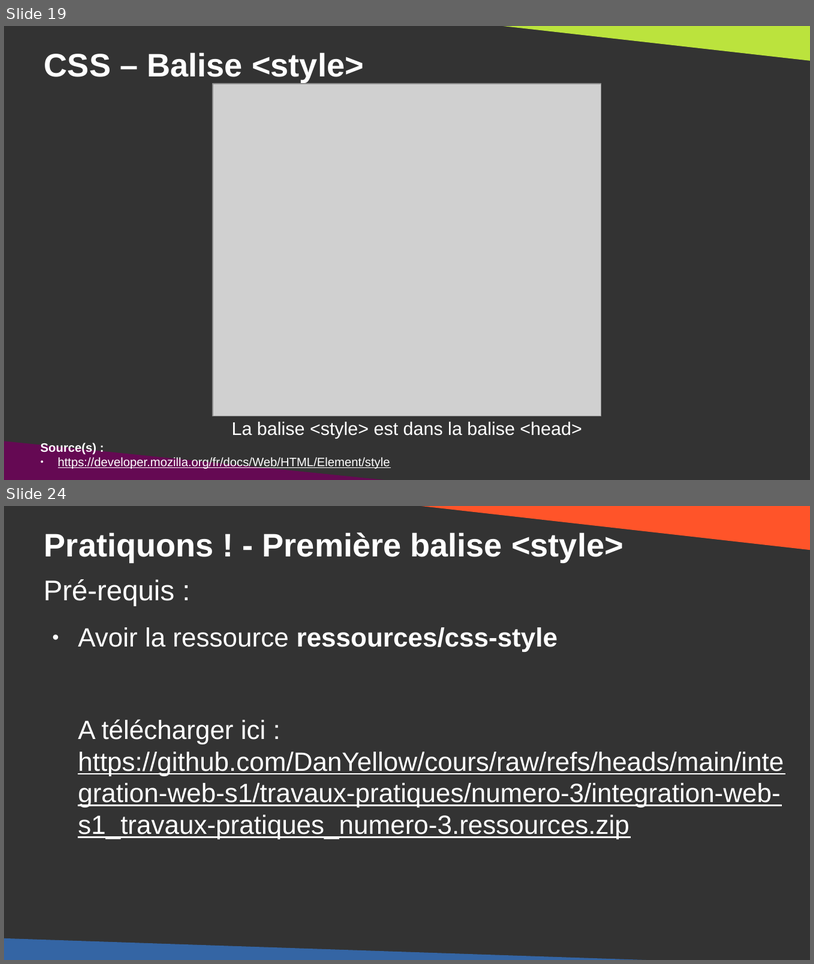
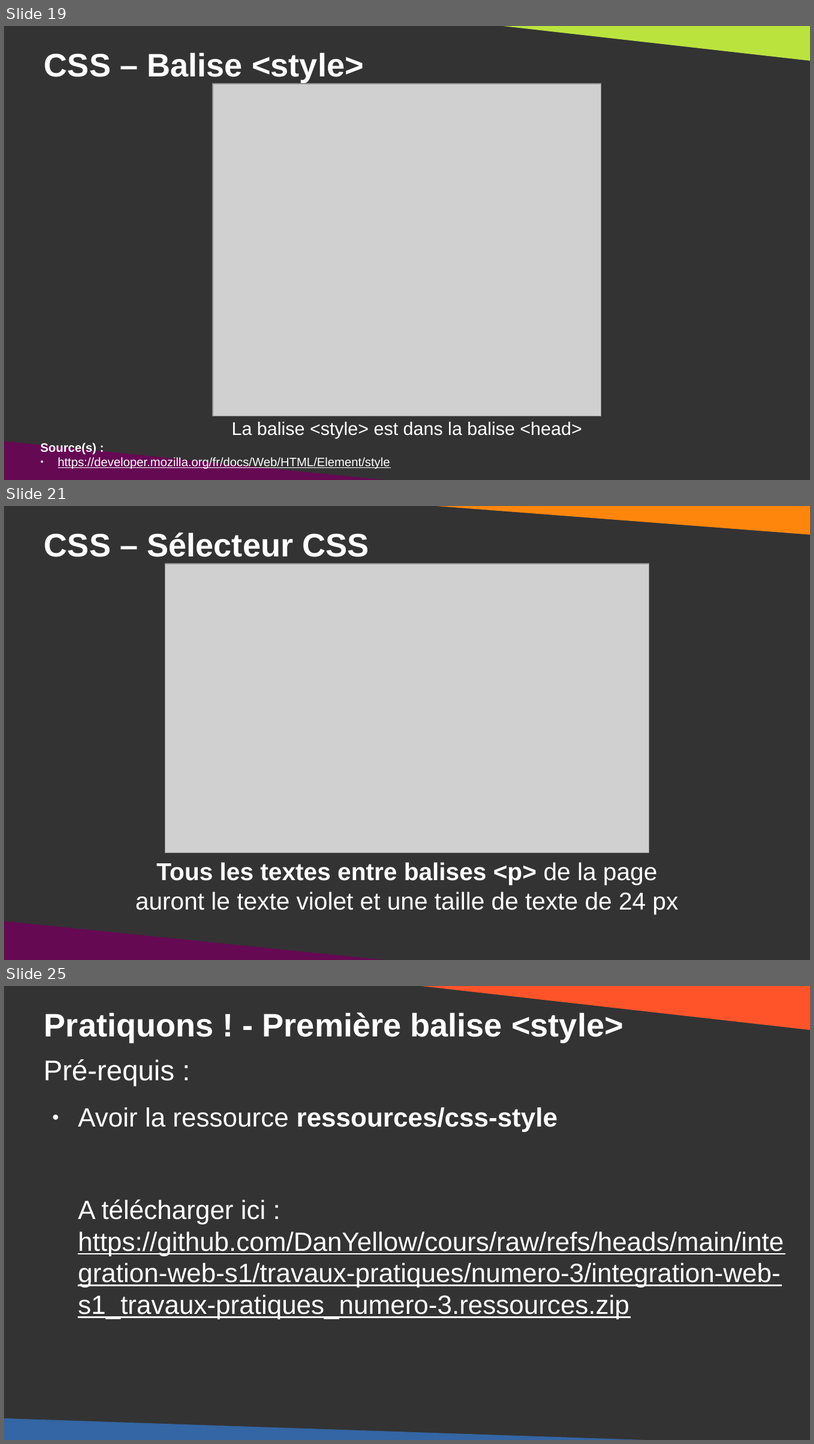
Before and after one commit to DanYellow/cours, a slide deck: integration-web-s1/travaux-pratiques/numero-3/presentation.odp. Shown one above the other, each under a label of ours: slides 19 and 24 before the commit, slides 19, 21 and 25 after it; the slides between them are not shown. The pictures are 814x964 and 814x1444 pixels, drawn with LibreOffice and Linux fonts; fonts in the diff are those of the drawing; grey boxes stand for pictures. Boxes give left, top, right and bottom in pixels: in the first picture for what was removed or moved away, otherwise in the second. Text is boxed around its words. In the diff, an @@ line names an element or a change of style, - is before the commit and + after.

```diff
--- a/integration-web-s1/travaux-pratiques/numero-3/presentation.odp
+++ b/integration-web-s1/travaux-pratiques/numero-3/presentation.odp
@@ slide 21 added at <box>4,506,810,960</box>, background #333333 @@
@@ right triangle added at <box>394,506,810,535</box>, fill #FF860D @@
@@ title added at <box>44,532,369,557</box>, 32 pt, text #FFFFFF, bold @@
+CSS – Sélecteur CSS
@@ picture added at <box>165,564,650,853</box> @@
@@ title added at <box>135,862,678,913</box>, 24 pt, text #FFFFFF @@
+Tous les textes entre balises <p> de la page auront le texte violet et une taille de texte de 24 px
@@ right triangle added at <box>4,921,421,960</box>, fill #650953 @@
@@ what was slide 24 is now slide 25 @@
```
Also in this commit, not shown: 16 slides changed, 1 other file.
